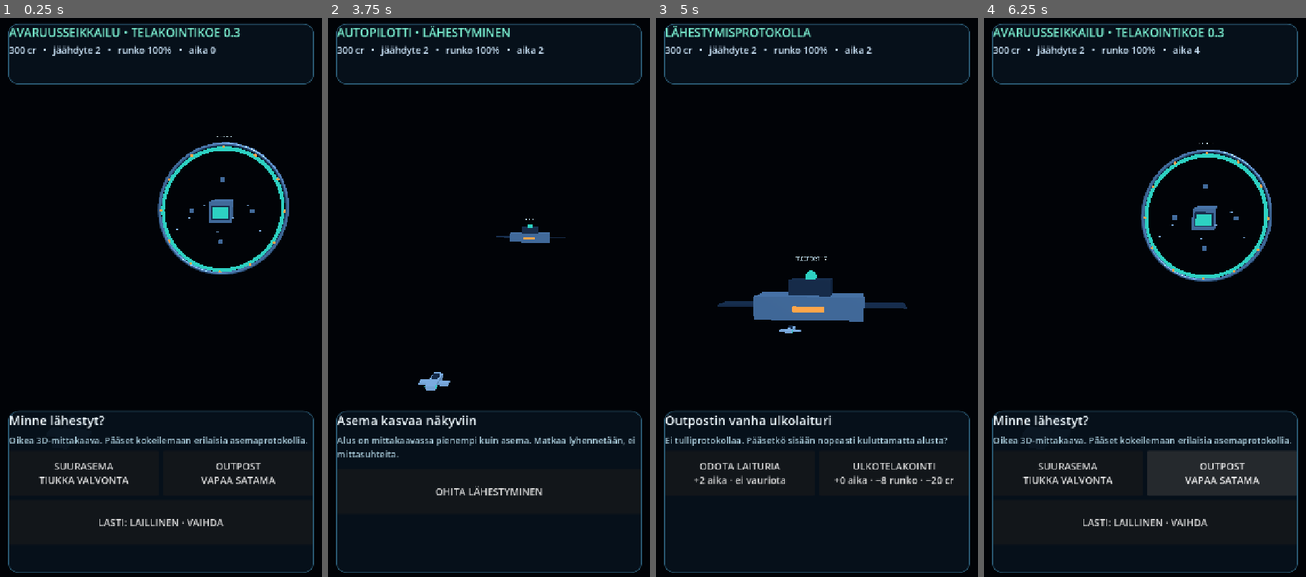
Above: before the commit, frames 1-4 (left to right).
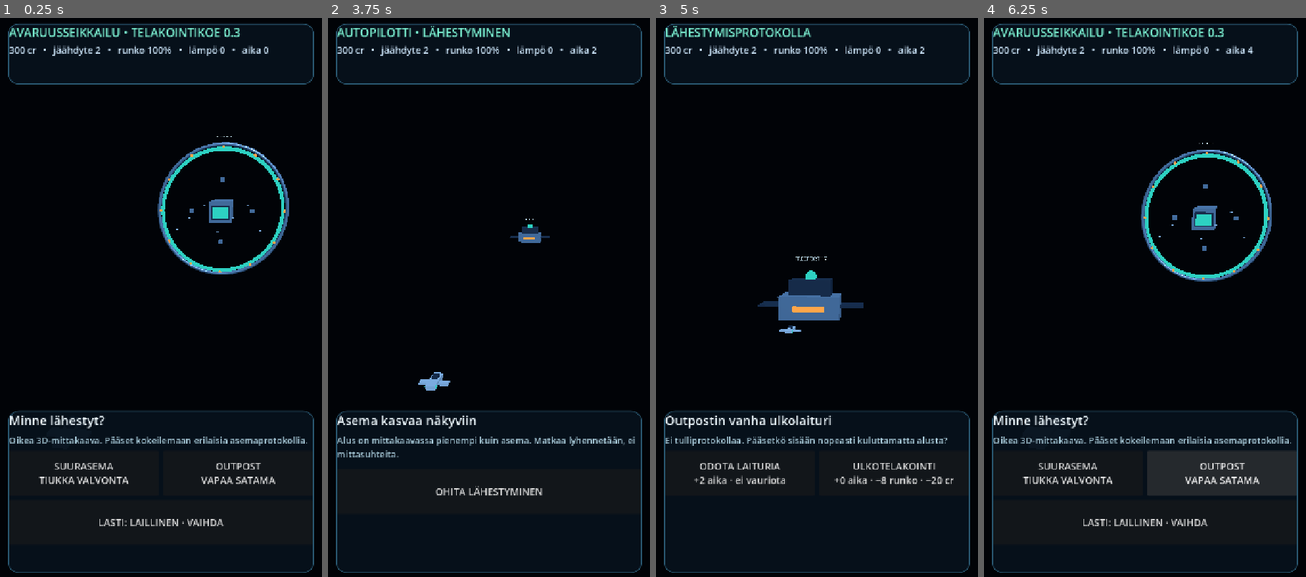
Above: after the commit, the same moments.

Repository: naatti21/Avaruusseikkailu
Game: Godot game, scene res://scenes/main.tscn
Two runs of this game, one before a commit and one after it. Both use one fixed random seed, a clock stepped at 60 frames per second and the inputs below.
Inputs:
- Up to frame 1 (0.25 s): no input
- Up to frame 2 (3.75 s): click "SUURASEMA TIUKKA VALVONTA" at 0.5 s; click "OHITA LÄHESTYMINEN" at 1.25 s; click "AVOIN SKANNAUS +2 aika" at 2 s; click "SEURAAVA ASEMA" at 2.75 s; click "OUTPOST VAPAA SATAMA" at 3.5 s
- Up to frame 3 (5 s): click "OHITA LÄHESTYMINEN" at 4.25 s
- Up to frame 4 (6.25 s): click "ODOTA LAITURIA +2 aika · ei v…" at 5 s; click "KOKEILE UUDELLEEN" at 5.75 s

The runs differ from the first frame. In frame 1, 0.2% of the frame differs, in the area x 58-84%, y 4-7%; in frame 2, 0.3%; in frame 3, 1.2%, in the area x 19-84%, y 4-55%; in frame 4, 0.2%.

Commit message:
fix: enforce true small outpost silhouette and perspective test

Diff:
--- a/native-prototype/scripts/main.gd
+++ b/native-prototype/scripts/main.gd
@@ -166,10 +166,10 @@
 	outpost.name = "RemoteOutpost"
 	outpost.position = STATION_LOCATION
 	add_child(outpost)
-	_box(outpost, Vector3.ZERO, Vector3(18.0, 3.8, 8.0), steel)
+	_box(outpost, Vector3.ZERO, Vector3(10.0, 3.8, 8.0), steel)
 	_box(outpost, Vector3(0.0, 3.0, -1.0), Vector3(7.0, 3.0, 6.0), dark)
-	_box(outpost, Vector3(-12.0, 0.0, -2.0), Vector3(8.0, 0.3, 6.0), dark)
-	_box(outpost, Vector3(12.0, 0.0, -2.0), Vector3(8.0, 0.3, 6.0), dark)
+	_box(outpost, Vector3(-7.0, 0.0, -2.0), Vector3(4.0, 0.3, 6.0), dark)
+	_box(outpost, Vector3(7.0, 0.0, -2.0), Vector3(4.0, 0.3, 6.0), dark)
 	_box(outpost, Vector3(0.0, 0.0, 4.5), Vector3(5.0, 0.8, 1.0), yellow)
 	_sphere(outpost, Vector3(0.0, 5.0, 0.0), 1.0, teal)
 	_floating_label(outpost, "FREEPORT 17", Vector3(0.0, 8.0, 0.0))
@@ -271,9 +271,9 @@
 
 
 func _resource_line() -> String:
-	return "%d cr   •   jäähdyte %d   •   runko %d%%   •   aika %d" % [
+	return "%d cr   •   jäähdyte %d   •   runko %d%%   •   lämpö %d   •   aika %d" % [
 		int(resources["credits"]), int(resources["coolant"]),
-		int(resources["hull"]), int(resources["time"])
+		int(resources["hull"]), int(resources["heat"]), int(resources["time"])
 	]
 
 
--- a/native-prototype/tools/smoke.gd
+++ b/native-prototype/tools/smoke.gd
@@ -23,7 +23,8 @@
 	await process_frame
 	var ok := true
 	ok = _assert(stage.ship_length_units <= 4.0, "ship length") and ok
-	ok = _assert(stage.capital_diameter_units >= 80.0, "capital is enormous relative to ship") and ok
+	ok = _assert(stage.capital_diameter_units / stage.ship_length_units >= 25.0, "capital exceeds ship by >=25x") and ok
+	ok = _assert(stage.camera.projection == Camera3D.PROJECTION_PERSPECTIVE, "perspective camera") and ok
 	ok = _assert(stage.outpost_diameter_units >= 12.0, "outpost scale") and ok
 	stage.begin_approach("capital")
 	ok = _assert(stage.phase == "approach", "capital approach starts") and ok
